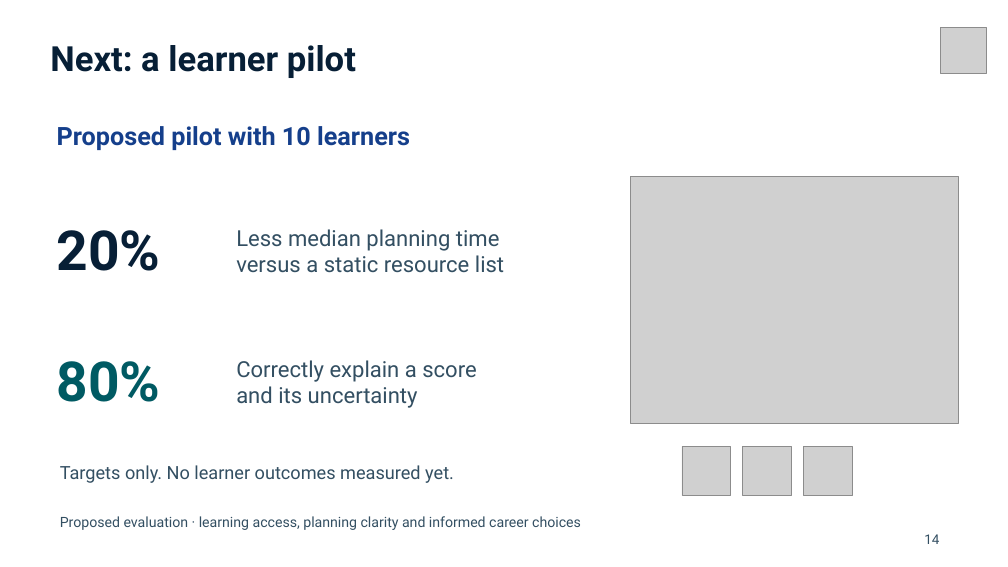
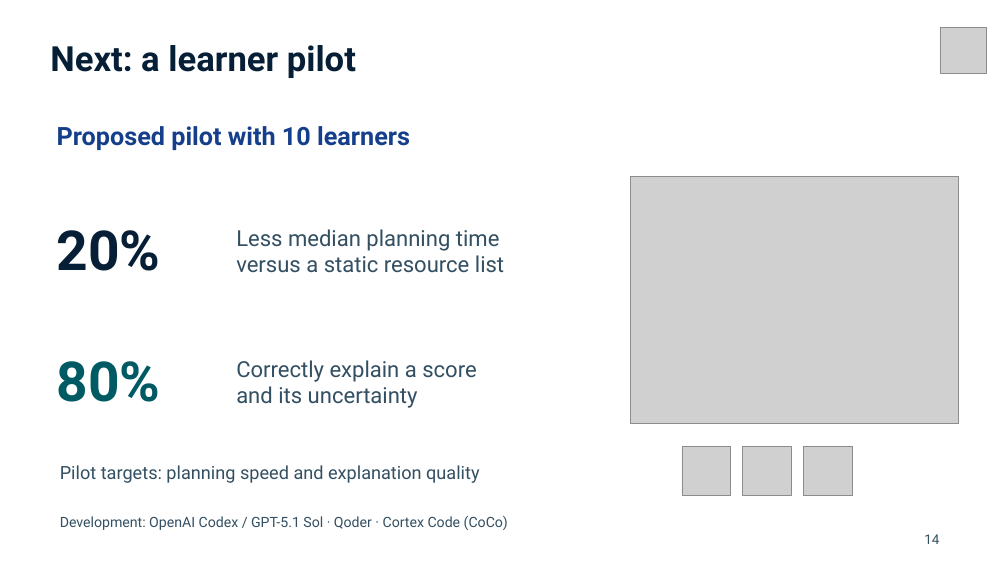
Before and after one commit to hzqfarhan/SDC2026-SELADEVSUTHM, a slide deck: slide 14 of submission-materials/SHIFTATLAS_PitchDeck.pptx. Drawn at 1008x567 pixels with LibreOffice and Linux fonts; fonts in the diff are those of the drawing; grey boxes stand for pictures; background and template pictures are left out. Boxes give left, top, right and bottom in pixels: in the first picture for what was removed or moved away, otherwise in the second. Text is boxed around its words. In the diff, an @@ line names an element or a change of style, - is before the commit and + after.

```diff
--- a/submission-materials/SHIFTATLAS_PitchDeck.pptx
+++ b/submission-materials/SHIFTATLAS_PitchDeck.pptx
@@ text at [60,465,479,483]: text changed @@
-Targets only. No learner outcomes measured yet.
+Pilot targets: planning speed and explanation quality
@@ text at [60,516,508,530]: text changed @@
-Proposed evaluation · learning access, planning clarity and informed career choices
+Development: OpenAI Codex / GPT-5.1 Sol · Qoder · Cortex Code (CoCo)
```
Also in this commit, not shown: 3 other slides changed, 12 other files.
